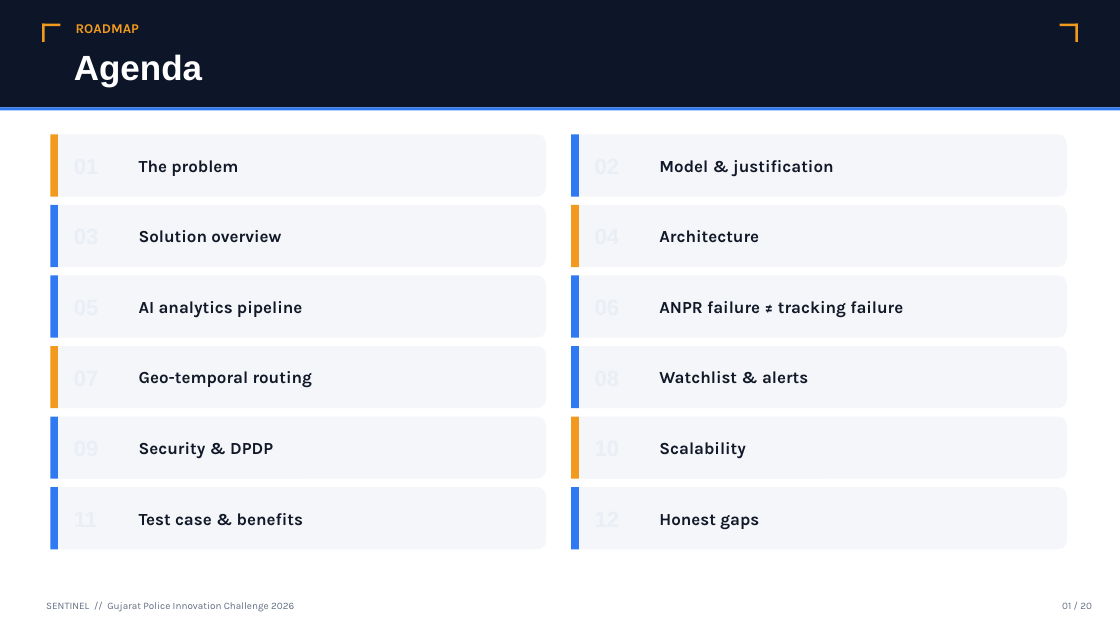
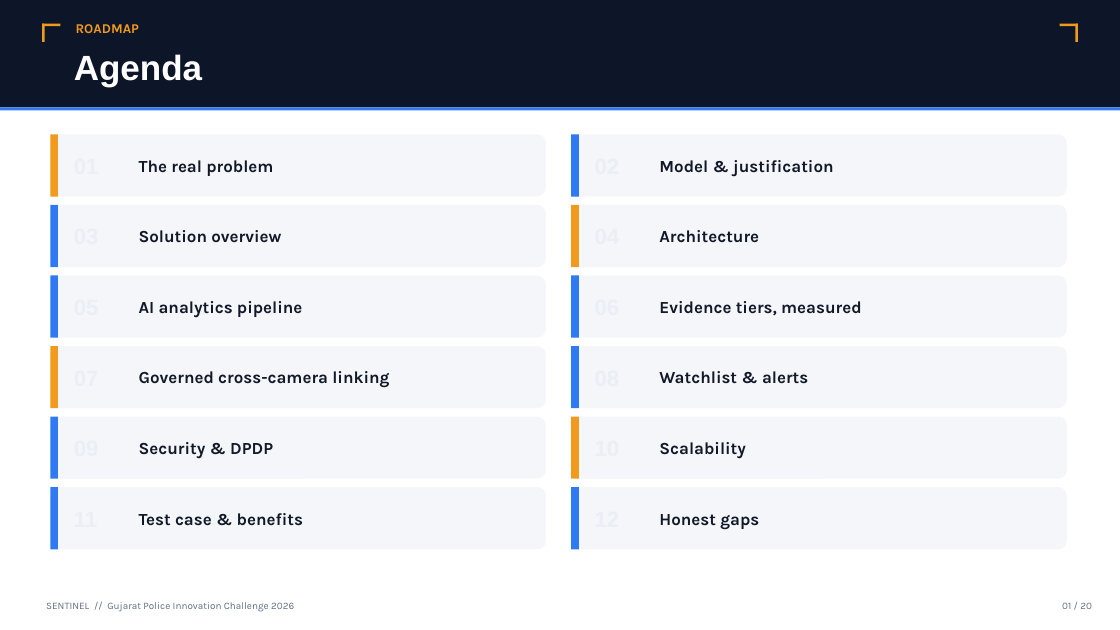
Before and after one commit to lekkalaharsha/sentinel-gujarat-police, a slide deck: slide 2 of docs/assets/Sentinel_Solution_Presentation.pptx. Drawn at 1120x630 pixels with LibreOffice and Linux fonts; fonts in the diff are those of the drawing. Boxes give left, top, right and bottom in pixels: in the first picture for what was removed or moved away, otherwise in the second. Text is boxed around its words. In the diff, an @@ line names an element or a change of style, - is before the commit and + after.

```diff
--- a/docs/assets/Sentinel_Solution_Presentation.pptx
+++ b/docs/assets/Sentinel_Solution_Presentation.pptx
@@ text at box(139, 160, 273, 176): text changed @@
-The problem
+The real problem
@@ text at box(659, 301, 862, 315): text changed @@
-ANPR failure ≠ tracking failure
+Evidence tiers, measured
@@ text at box(139, 371, 389, 388): text changed @@
-Geo-temporal routing
+Governed cross-camera linking
```
Also in this commit, not shown: 13 other slides changed, 1 slide added, 1 slide removed, 1 other file.
